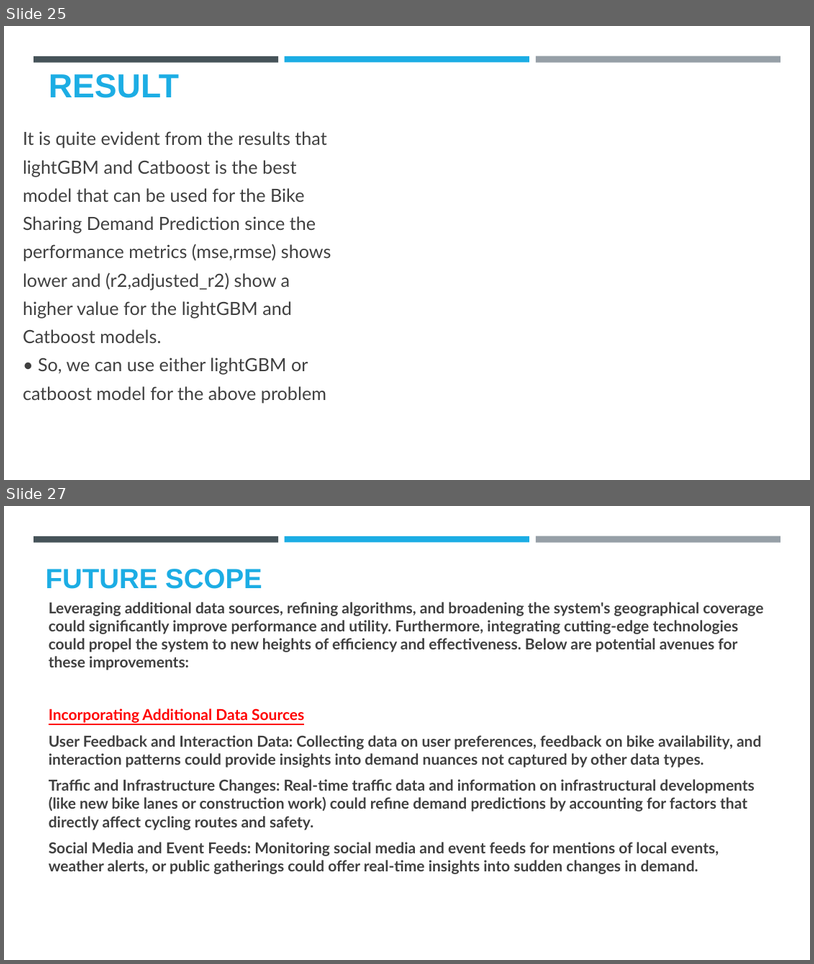
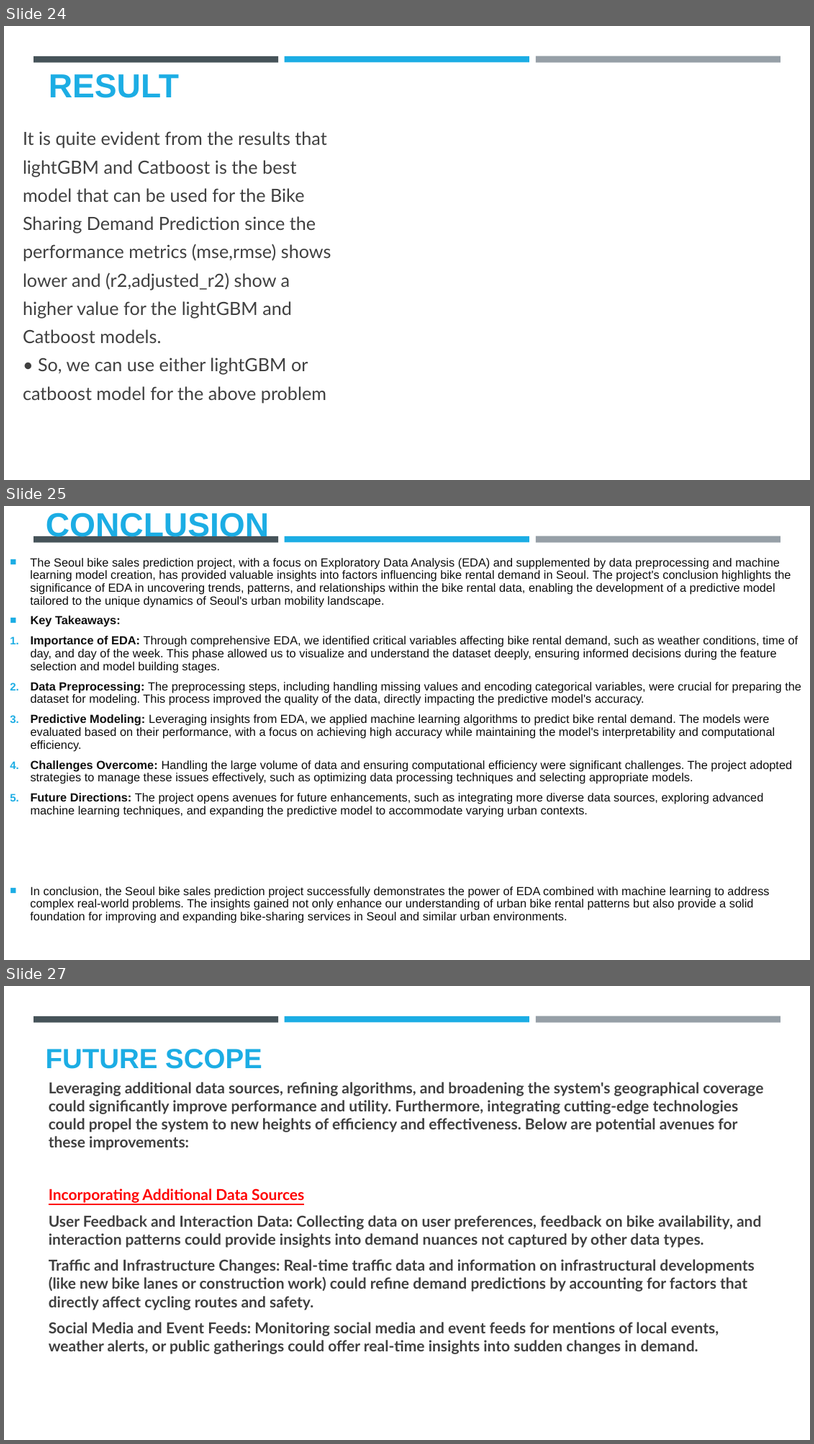
Before and after one commit to harshu722/Edunet-Seoul-bike-sharing-prediction, a slide deck: BikeSeaoul.pptx. Shown one above the other, each under a label of ours: slides 25 and 27 before the commit, slides 24, 25 and 27 after it; the slides between them are not shown. The pictures are 814x964 and 814x1444 pixels, drawn with LibreOffice and Linux fonts; fonts in the diff are those of the drawing; background and template pictures are left out. Boxes give left, top, right and bottom in pixels: in the first picture for what was removed or moved away, otherwise in the second. Text is boxed around its words. In the diff, an @@ line names an element or a change of style, - is before the commit and + after.

```diff
--- a/BikeSeaoul.pptx
+++ b/BikeSeaoul.pptx
@@ slide 25 added at <box>4,506,810,960</box>, background #FFFFFF; not listed: 3 template elements that a slide beside it also shows @@
@@ title added at <box>46,510,269,543</box>, 39.6 pt, text #1CADE4, bold @@
+CONCLUSION
@@ text added at <box>30,558,802,923</box>, 14 pt, text #0D0D0D @@
+■ The Seoul bike sales prediction project, with a focus on Exploratory Data Analysis (EDA) and supplemented by data preprocessing and machine learning model creation, has provided valuable insights into factors influencing bike rental demand in Seoul. The project's conclusion highlights the significance of EDA in uncovering trends, patterns, and relationships within the bike rental data, enabling the development of a predictive model tailored to the unique dynamics of Seoul's urban mobility landscape.
+■ Key Takeaways:
+1. Importance of EDA: Through comprehensive EDA, we identified critical variables affecting bike rental demand, such as weather conditions, time of day, and day of the week. This phase allowed us to visualize and understand the dataset deeply, ensuring informed decisions during the feature selection and model building stages.
+2. Data Preprocessing: The preprocessing steps, including handling missing values and encoding categorical variables, were crucial for preparing the dataset for modeling. This process improved the quality of the data, directly impacting the predictive model's accuracy.
+3. Predictive Modeling: Leveraging insights from EDA, we applied machine learning algorithms to predict bike rental demand. The models were evaluated based on their performance, with a focus on achieving high accuracy while maintaining the model's interpretability and computational efficiency.
+4. Challenges Overcome: Handling the large volume of data and ensuring computational efficiency were significant challenges. The project adopted strategies to manage these issues effectively, such as optimizing data processing techniques and selecting appropriate models.
+5. Future Directions: The project opens avenues for future enhancements, such as integrating more diverse data sources, exploring advanced machine learning techniques, and expanding the predictive model to accommodate varying urban contexts.
+■ In conclusion, the Seoul bike sales prediction project successfully demonstrates the power of EDA combined with machine learning to address complex real-world problems. The insights gained not only enhance our understanding of urban bike rental patterns but also provide a solid foundation for improving and expanding bike-sharing services in Seoul and similar urban environments.
@@ what was slide 25 is now slide 24 @@
```
Also in this commit, not shown: 5 slides changed, 1 other slide added, 2 slides removed.
